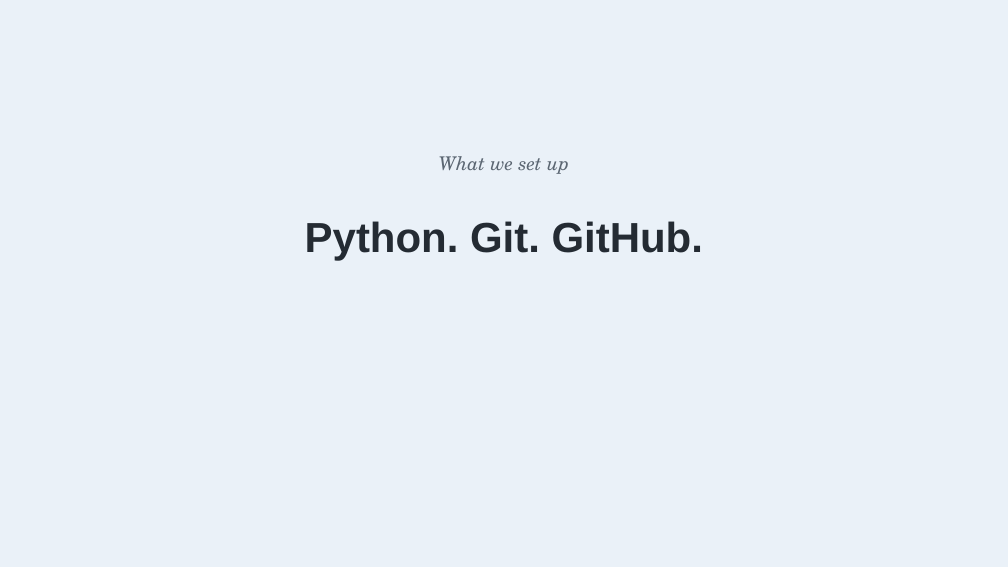
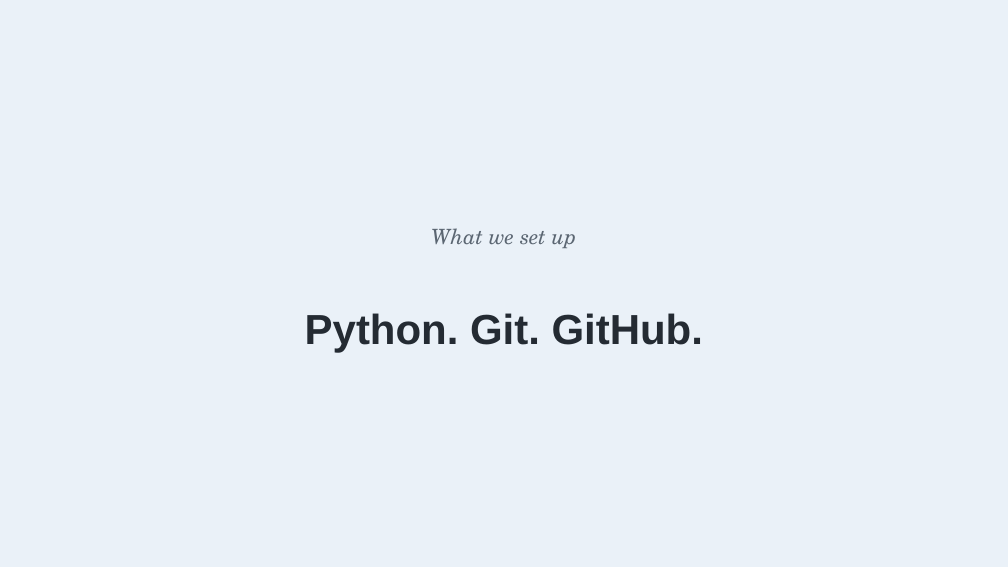
Before and after one commit to benjiesotelo-sudo/Telos_FIN1209, a slide deck: slide 8 of special-lecture/FIN1209-Special-Lecture-1-Setup.pptx. Drawn at 1008x567 pixels with LibreOffice and Linux fonts; fonts in the diff are those of the drawing. Boxes give left, top, right and bottom in pixels: in the first picture for what was removed or moved away, otherwise in the second. Text is boxed around its words. In the diff, an @@ line names an element or a change of style, - is before the commit and + after.

```diff
--- a/special-lecture/FIN1209-Special-Lecture-1-Setup.pptx
+++ b/special-lecture/FIN1209-Special-Lecture-1-Setup.pptx
@@ text "What we set up": place and size @@
-text "What we set up" at bbox=[439, 156, 569, 174]
+text "What we set up" at bbox=[431, 228, 577, 248]
@@ text "What we set up" at bbox=[431, 228, 577, 248]: size 18 to 20 pt @@
@@ text "Python. Git. GitHub.": place and size @@
-text "Python. Git. GitHub." at bbox=[305, 221, 703, 260]
+text "Python. Git. GitHub." at bbox=[305, 313, 703, 353]
@@ text "Python. Git. GitHub." at bbox=[305, 313, 703, 353]: line spacing 1.2 to 1.15; more space between paragraphs @@
```
Also in this commit, not shown: 10 other slides changed, 1 slide added, 1 slide removed, 10 other files.
